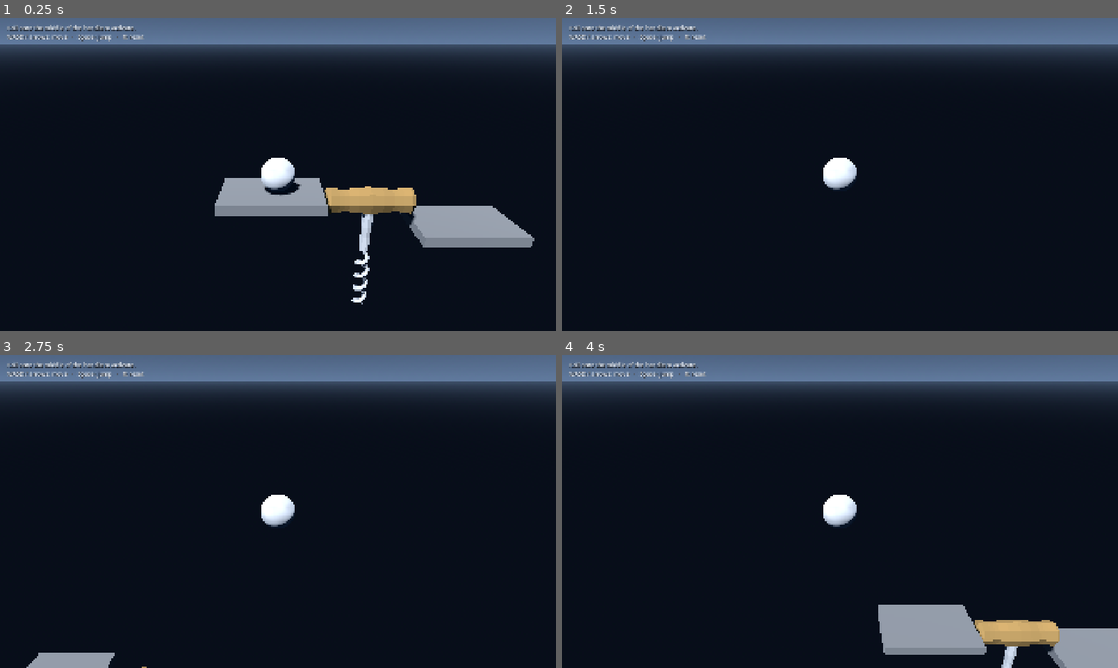
Above: before the commit, frames 1-4 (two rows, left to right).
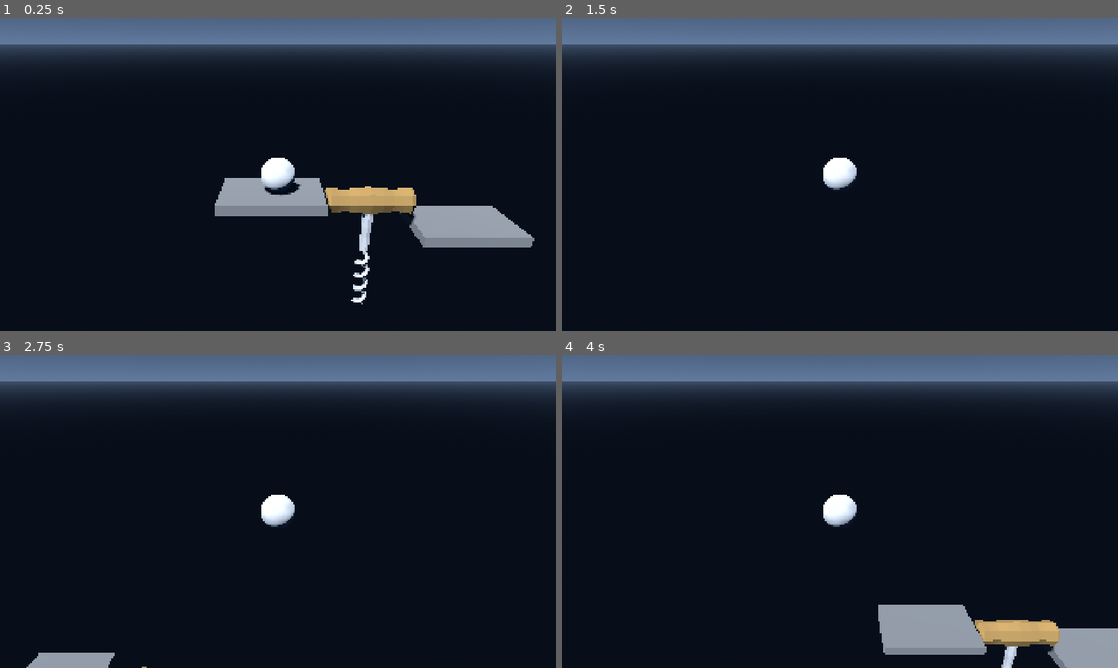
Above: after the commit, the same moments.

Repository: DestroyerMob/rolypoly
Game: Godot game, scene res://scenes/obstacles/corkscrew_demo.tscn
Two runs of this game, one before a commit and one after it. Both use one fixed random seed, a clock stepped at 60 frames per second and the inputs below. This scene is started directly instead of the project's main scene.
Inputs (mouse positions are in pixels of both pictures, inside the frame that each line leads up to):
- Up to frame 1 (0.25 s): no input
- Up to frame 2 (1.5 s): tap Enter at 0.5 s; move the mouse to (962, 158) at 0.52 s; hold D (right) 0.53-1.28 s; tap Space (jump) at 0.6, 0.77, 1.07 s; click (962, 158) at 0.67 s; move the mouse to (728, 190) at 1.27 s; hold S (backward) from 1.28 s (still down); click (728, 190) at 1.35 s
- Up to frame 3 (2.75 s): tap Space (jump) at 1.52, 1.55, 1.82, 2.3 s; tap R (reset_run) at 2 s; move the mouse to (333, 442) at 2.02 s; release S (backward) at 2.03 s; hold D (right) from 2.03 s (still down); tap Tab at 2.1 s
- Up to frame 4 (4 s): move the mouse to (812, 574) at 2.77 s; release D (right) at 2.78 s; hold W (forward) 2.78-3.53 s; tap F at 2.85 s; click (812, 574) at 2.92 s; tap Space (jump) at 3.02, 3.05, 3.32, 3.77, 3.8 s; tap R (reset_run) at 3.5 s; move the mouse to (1006, 558) at 3.52 s; hold A (left) from 3.53 s (still down); hold E from 3.53 s (still down)

The runs differ from the first frame. In frame 1, 0.5% of the frame differs, in the area x 1-26%, y 2-8%; in frame 2, 0.5%; in frame 3, 0.5%; in frame 4, 0.5%.

Commit message:
Fixed corkscrew demo

Diff:
--- a/scenes/obstacles/corkscrew_demo.tscn
+++ b/scenes/obstacles/corkscrew_demo.tscn
@@ -72,16 +72,3 @@
 
 [node name="WorldEnvironment" type="WorldEnvironment" parent="." unique_id=1462101735]
 environment = SubResource("Environment_demo")
-
-[node name="Instructions" type="CanvasLayer" parent="." unique_id=2125730432]
-
-[node name="Label" type="Label" parent="Instructions" unique_id=702030203]
-offset_left = 24.0
-offset_top = 20.0
-theme_override_colors/font_color = Color(0.93, 0.96, 1, 1)
-theme_override_colors/font_shadow_color = Color(0.03, 0.04, 0.06, 0.8)
-theme_override_constants/shadow_offset_x = 1
-theme_override_constants/shadow_offset_y = 2
-theme_override_font_sizes/font_size = 20
-text = "Roll onto the middle of the handle to activate.
-WASD / arrows: move   ·   Space: jump   ·   R: reset"
